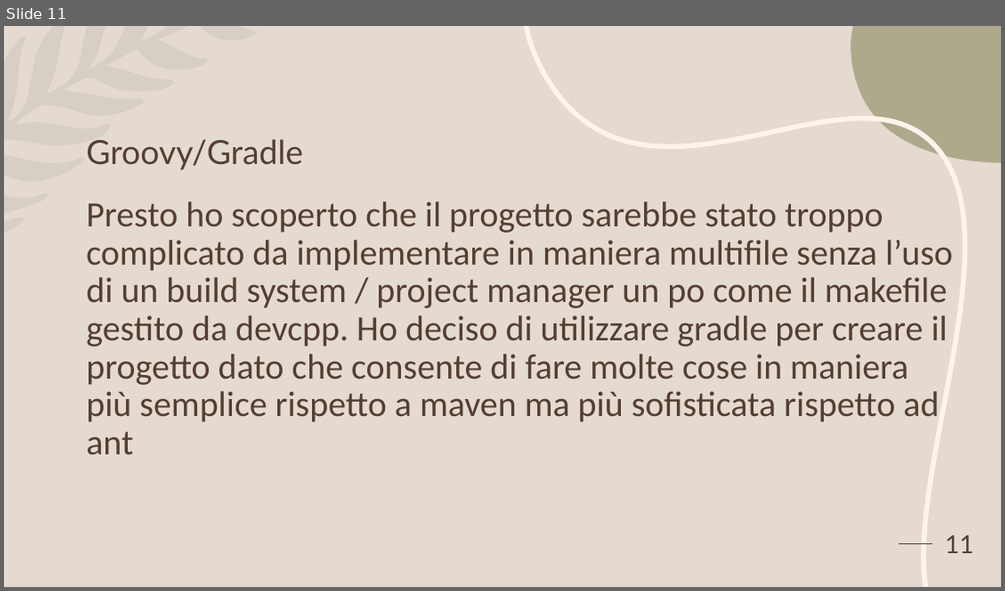
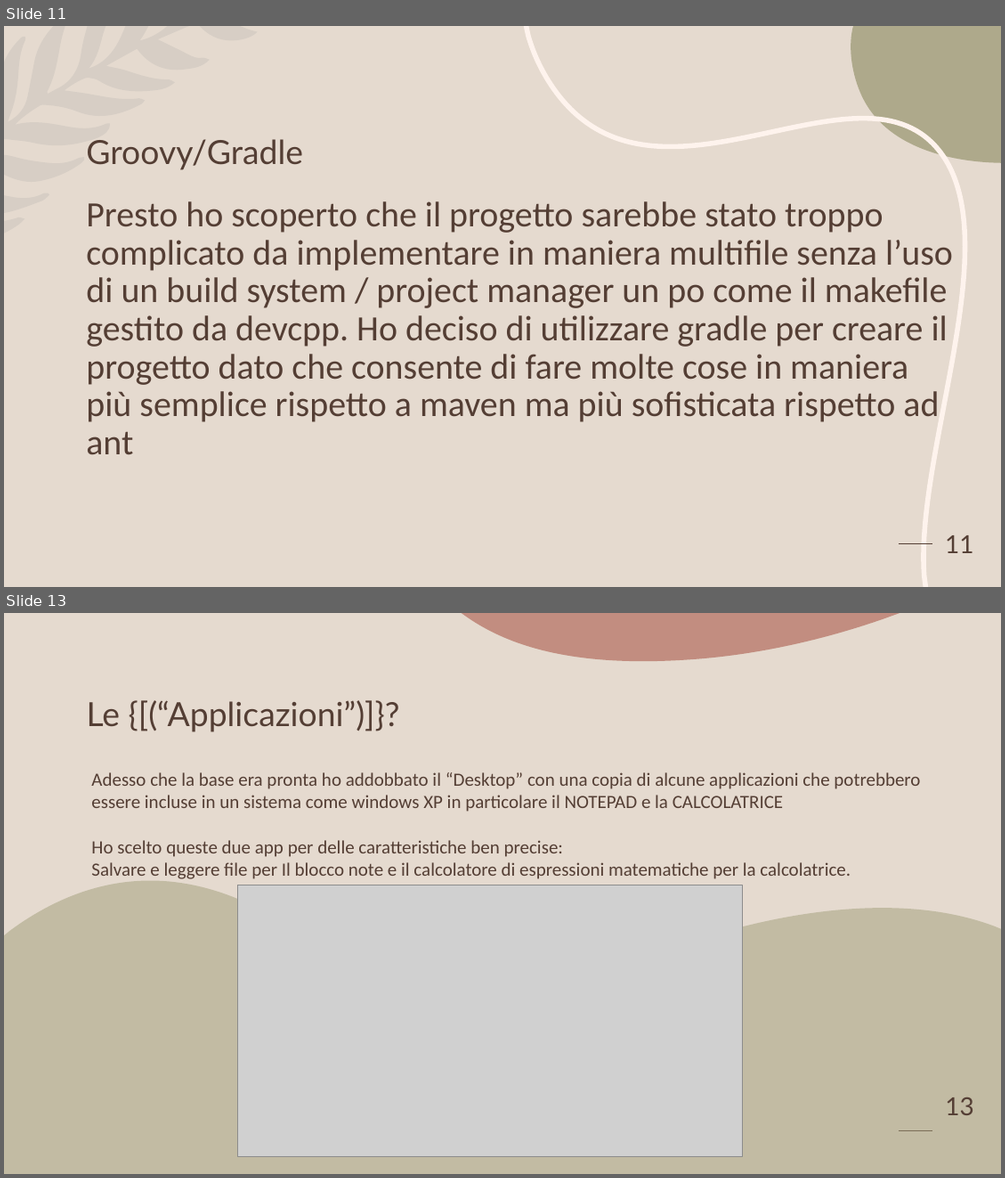
Before and after one commit to Alex123310/Appunti-Compiti, a slide deck: Il Mio.pptx. Shown one above the other, each under a label of ours: slide 11 before the commit, slides 11 and 13 after it; the slides between them are not shown. The pictures are 1005x591 and 1005x1178 pixels, drawn with LibreOffice and Linux fonts; fonts in the diff are those of the drawing; grey boxes stand for pictures. Boxes give left, top, right and bottom in pixels: in the first picture for what was removed or moved away, otherwise in the second. Text is boxed around its words. In the diff, an @@ line names an element or a change of style, - is before the commit and + after.

```diff
--- a/Il Mio.pptx
+++ b/Il Mio.pptx
@@ slide 13 added at (x1=4, y1=613, x2=1001, y2=1174), background #E5DACF; not listed: 1 template element that a slide beside it also shows @@
@@ freeform shape added at (x1=461, y1=613, x2=899, y2=662), fill #AC5B4C at 60% opacity @@
@@ title added at (x1=87, y1=700, x2=400, y2=732), 32 pt, text #543E34 @@
+Le {[(“Applicazioni”)]}?
@@ text added at (x1=91, y1=772, x2=920, y2=879), 18 pt, text #543E34 @@
+Adesso che la base era pronta ho addobbato il “Desktop” con una copia di alcune applicazioni che potrebbero essere incluse in un sistema come windows XP in particolare il NOTEPAD e la CALCOLATRICE
+Ho scelto queste due app per delle caratteristiche ben precise:
+Salvare e leggere file per Il blocco note e il calcolatore di espressioni matematiche per la calcolatrice.
@@ freeform shape added at (x1=4, y1=881, x2=1001, y2=1174), fill #A09D79 at 50% opacity @@
@@ picture added at (x1=238, y1=884, x2=742, y2=1156) @@
@@ page number added at (x1=945, y1=1097, x2=973, y2=1115), 24 pt, text #543E34 @@
+13
```
Also in this commit, not shown: 1 slide changed, 1 other slide added, 3 slides removed.
